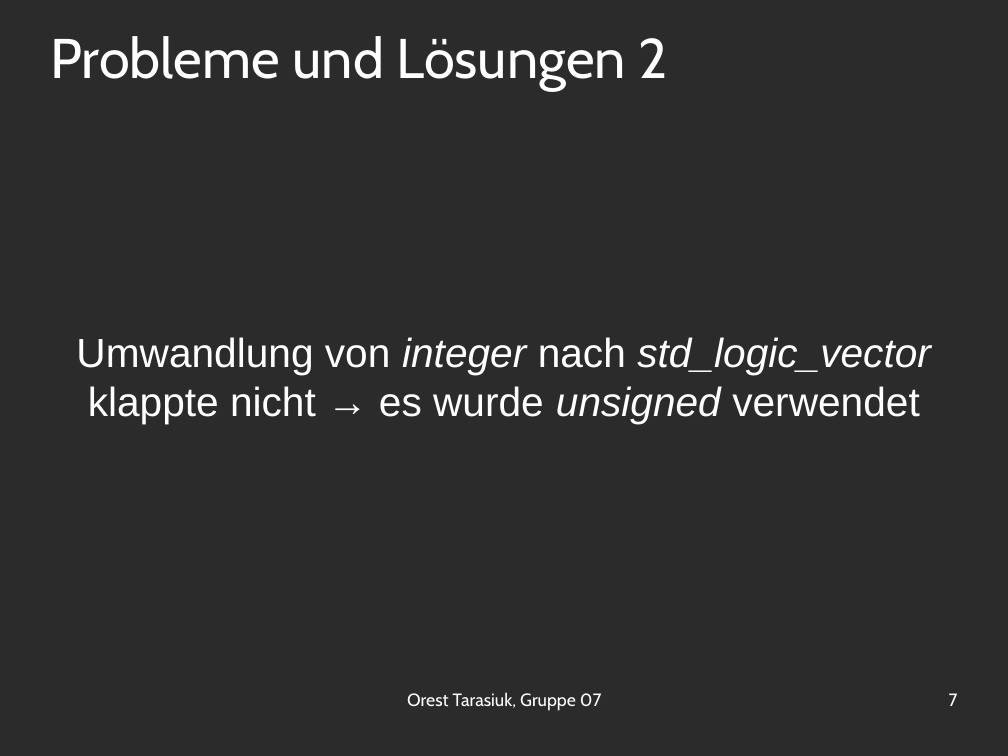
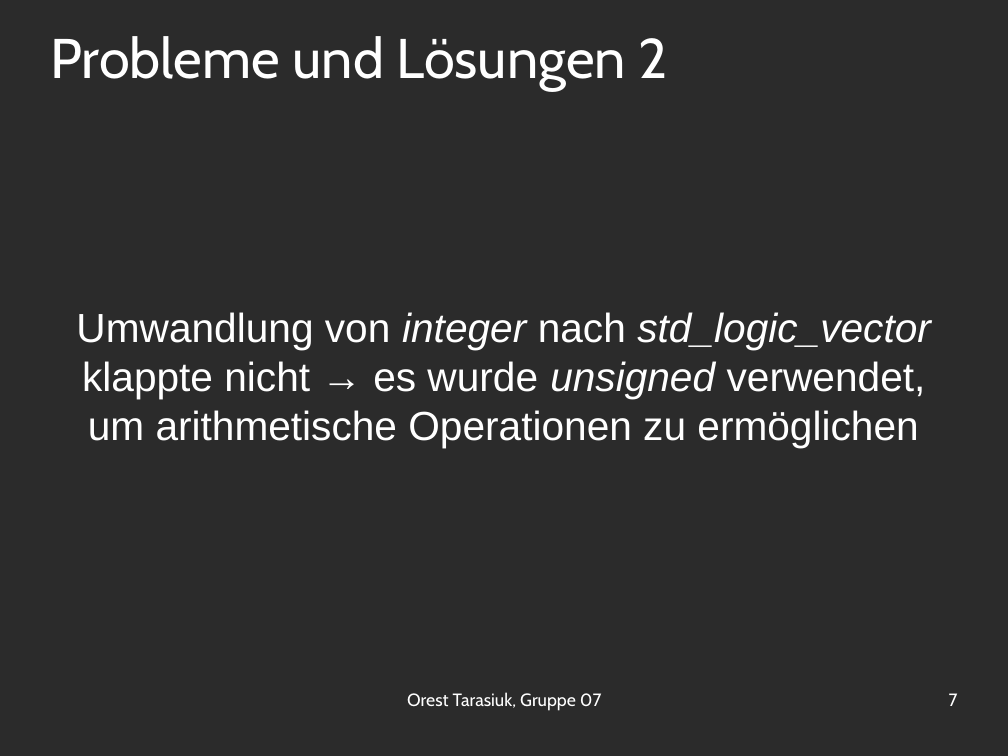
Before and after one commit to OrestTa/etip, a slide deck: slide 7 of Projekt1/Protokolle/verlauf1.odp. Drawn at 1008x756 pixels with LibreOffice and Linux fonts; fonts in the diff are those of the drawing; background and template pictures are left out; a plain dark background stands for a picture behind light text. Boxes give left, top, right and bottom in pixels: in the first picture for what was removed or moved away, otherwise in the second. Text is boxed around its words. In the diff, an @@ line names an element or a change of style, - is before the commit and + after.

```diff
--- a/Projekt1/Protokolle/verlauf1.odp
+++ b/Projekt1/Protokolle/verlauf1.odp
@@ subtitle at bbox=[76, 312, 931, 448]: text changed @@
-Umwandlung von integer nach std_logic_vector klappte nicht → es wurde unsigned verwendet
+Umwandlung von integer nach std_logic_vector klappte nicht → es wurde unsigned verwendet, um arithmetische Operationen zu ermöglichen
```
Also in this commit, not shown: 4 other slides changed.
